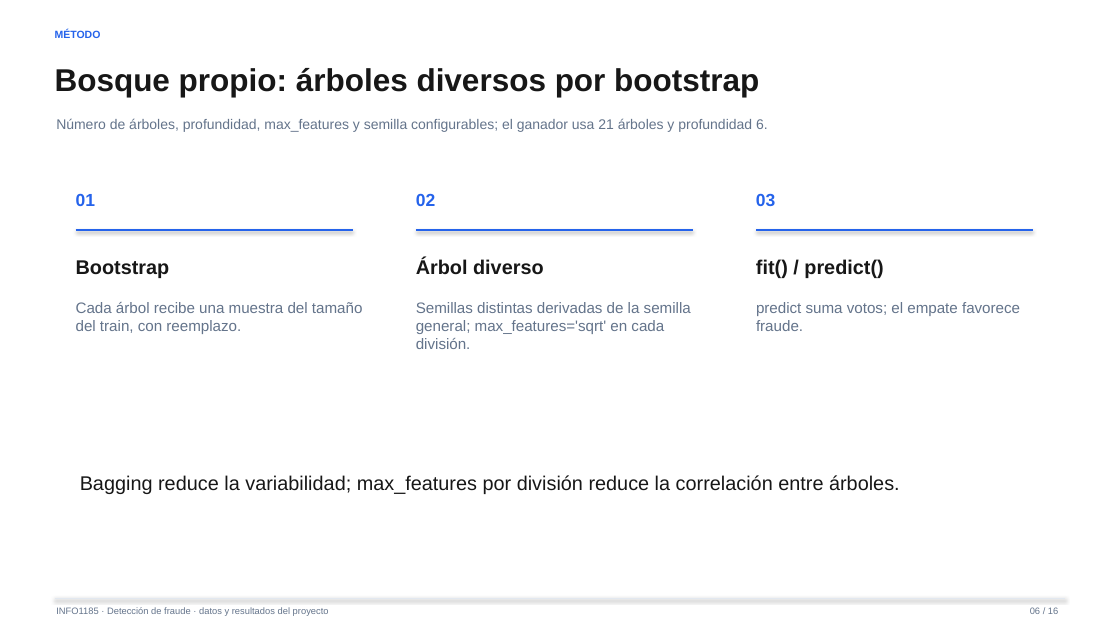
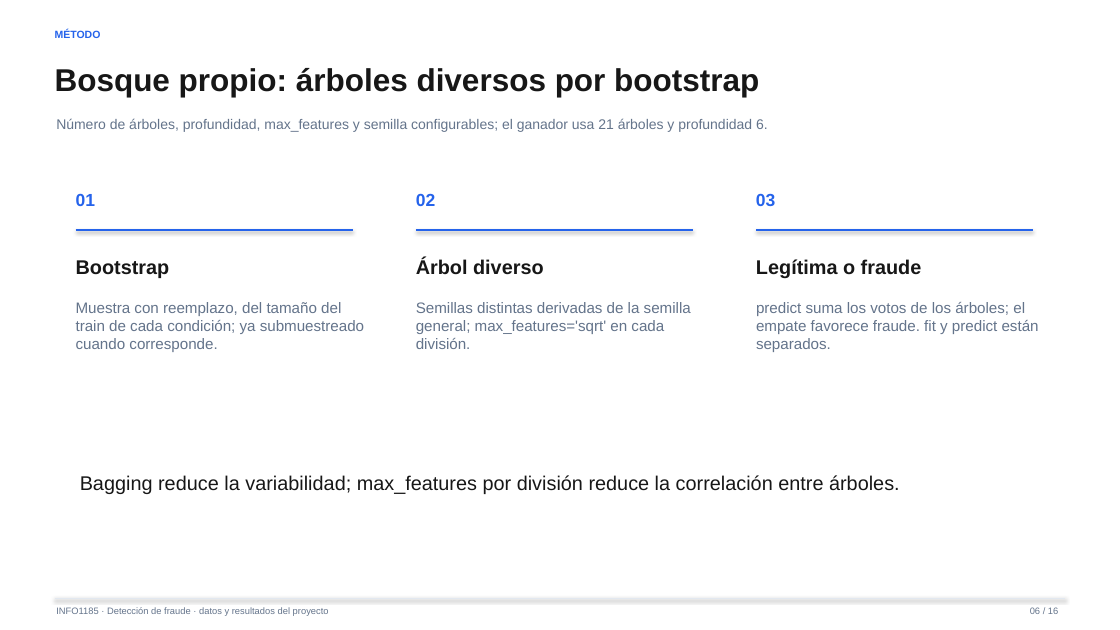
Before and after one commit to FernandoValdes01/Fraudetection, a slide deck: slide 6 of documentacion/presentacion/canva/presentacion.pptx. Drawn at 1120x630 pixels with LibreOffice and Linux fonts; fonts in the diff are those of the drawing. Boxes give left, top, right and bottom in pixels: in the first picture for what was removed or moved away, otherwise in the second. Text is boxed around its words. In the diff, an @@ line names an element or a change of style, - is before the commit and + after.

Commit message:
fix(presentacion): aclara las páginas 4, 5, 6 y 8 y actualiza el PDF de Canva
Las correcciones quedaron guardadas en Canva y exportadas al PDF nativo. Se actualizan las copias automáticas, la referencia del diseño y el manifiesto de entrega.

```diff
--- a/documentacion/presentacion/canva/presentacion.pptx
+++ b/documentacion/presentacion/canva/presentacion.pptx
@@ text at [756, 259, 922, 278]: text changed @@
-fit() / predict()
+Legítima o fraude
@@ text at [76, 302, 364, 352]: text changed @@
-Cada árbol recibe una muestra del tamaño del train, con reemplazo.
+Muestra con reemplazo, del tamaño del train de cada condición; ya submuestreado cuando corresponde.
@@ text at [756, 302, 1039, 352]: text changed @@
-predict suma votos; el empate favorece fraude.
+predict suma los votos de los árboles; el empate favorece fraude. fit y predict están separados.
```
Also in this commit, not shown: 3 other slides changed, 6 other files.
